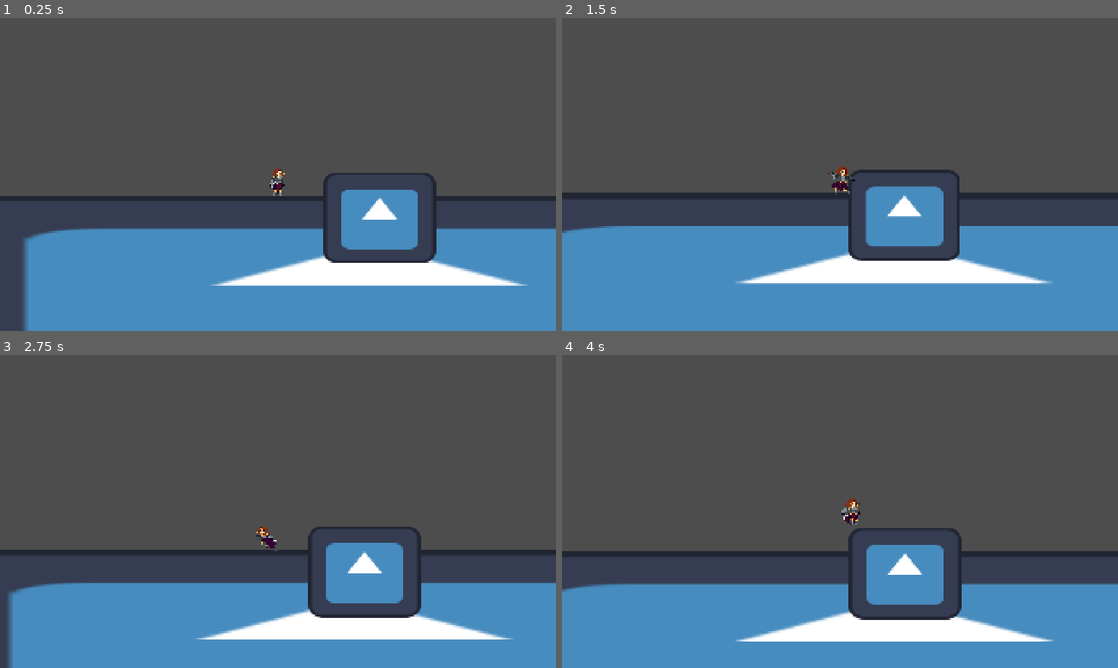
Above: before the commit, frames 1-4 (two rows, left to right).
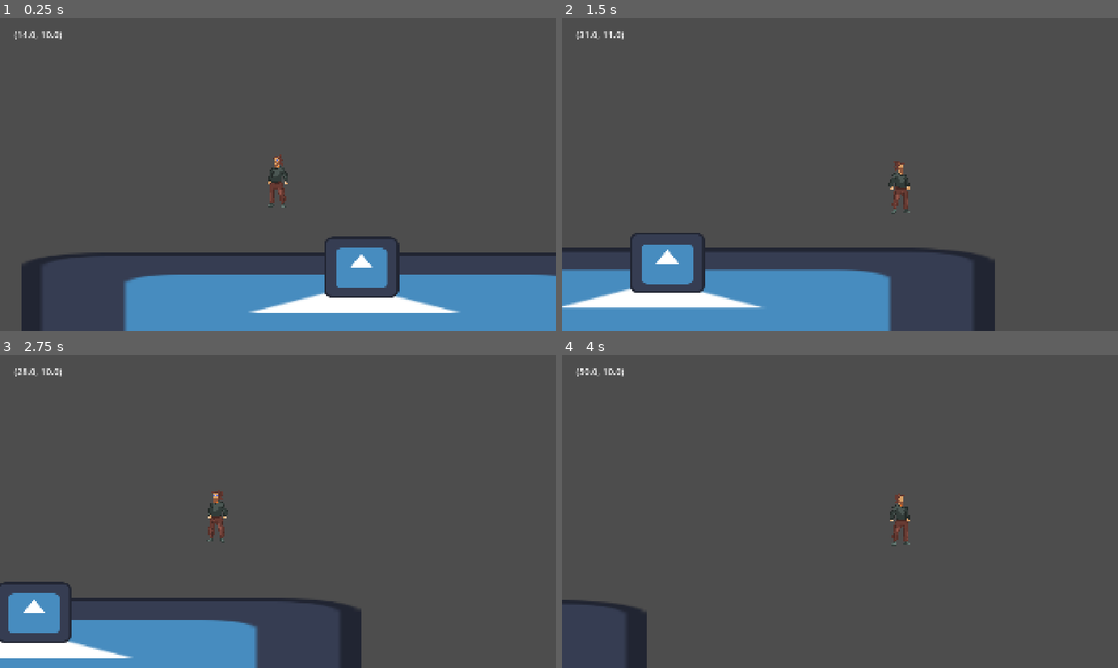
Above: after the commit, the same moments.

Repository: Spino77/godot-DAM
Game: Godot game, scene res://escenas/main.tscn
Same seed, same stepped clock (60 frames per second), same inputs: the game is played once before the commit and once after it. The engine's default icon, where the game draws it, is replaced by a stand-in: a white triangle on a blue panel in a dark square.
Inputs (mouse positions are in pixels of both pictures, inside the frame that each line leads up to):
- Up to frame 1 (0.25 s): no input
- Up to frame 2 (1.5 s): move the mouse to (962, 158) at 0.52 s; hold D (mov_derecha) from 0.53 s (still down); tap Space (saltar) at 0.6, 0.77, 1.07 s; move the mouse to (728, 190) at 1.27 s; click (728, 190) at 1.35 s
- Up to frame 3 (2.75 s): tap Space (saltar) at 1.52, 1.55, 1.82, 2.1 s; move the mouse to (333, 442) at 2.02 s; release D (mov_derecha) at 2.03 s; hold A (mov_izquierda) from 2.03 s (still down)
- Up to frame 4 (4 s): move the mouse to (812, 574) at 2.77 s; release A (mov_izquierda) at 2.78 s; hold D (mov_derecha) from 2.78 s (still down); click (812, 574) at 2.85 s; tap Space (saltar) at 3.02, 3.05, 3.32, 3.6, 3.77 s; move the mouse to (1006, 558) at 3.52 s

The runs differ from the first frame. In frame 1, 25% of the frame differs, in the area x 0-100%, y 4-100%; in frame 2, 28%; in frame 3, 25%; in frame 4, 31%.

Commit message:
Organised so its easier to work on player

Diff:
--- a/escenas/jugador.tscn
+++ b/escenas/jugador.tscn
@@ -1,21 +1,44 @@
 [gd_scene format=3 uid="uid://dixmir83thhju"]
 
-[ext_resource type="Script" uid="uid://bjcoffuf0ckix" path="res://scripts/personaje.gd" id="1_jpodt"]
-[ext_resource type="Texture2D" uid="uid://dh0mjv14lg7dk" path="res://sprites/icon.svg" id="2_njcx7"]
+[ext_resource type="Script" uid="uid://dxsfa7acc32gn" path="res://scripts/personaje.gd" id="1_jpodt"]
+[ext_resource type="Texture2D" uid="uid://btp3olhhyq3ns" path="res://sprites/personajeBase.png" id="2_jpodt"]
 
-[node name="NodoPersonaje" type="Node2D" unique_id=1783876786]
+[sub_resource type="RectangleShape2D" id="RectangleShape2D_g4v7s"]
+size = Vector2(29.600004, 69.40001)
+
+[sub_resource type="LabelSettings" id="LabelSettings_jpodt"]
+font_size = 32
+
+[node name="Personaje" type="Node2D" unique_id=1783876786]
+scale = Vector2(1.25, 1.25)
 
 [node name="Personaje" type="CharacterBody2D" parent="." unique_id=1594212248]
 script = ExtResource("1_jpodt")
 
 [node name="SpritePersonaje" type="Sprite2D" parent="Personaje" unique_id=35787280]
-scale = Vector2(0.5234375, 0.5234375)
-texture = ExtResource("2_njcx7")
-
-[node name="CollisionPolygon2D" type="CollisionPolygon2D" parent="Personaje" unique_id=1504080814]
-visible = false
-scale = Vector2(0.5234375, 0.5234375)
-polygon = PackedVector2Array(59, -64, -58, -64, -63.8, -58, -64, 57.800003, -59, 62.800003, -59, 64, 57.6, 64, 63.9, 57, 64, -57.8, 59, -62.8)
+texture_filter = 1
+position = Vector2(-2.3999999, 11.2)
+scale = Vector2(1.009375, 0.9538592)
+texture = ExtResource("2_jpodt")
+flip_h = true
 
 [node name="Camera2D" type="Camera2D" parent="Personaje" unique_id=1766882797]
+zoom = Vector2(2, 2)
 position_smoothing_enabled = true
+
+[node name="CollisionShape2D" type="CollisionShape2D" parent="Personaje" unique_id=1945555717]
+position = Vector2(0.40000004, -3.700003)
+scale = Vector2(0.99999976, 0.99999976)
+shape = SubResource("RectangleShape2D_g4v7s")
+
+[node name="PlayerInterface" type="CanvasLayer" parent="Personaje" unique_id=1872779372]
+
+[node name="Label" type="Label" parent="Personaje/PlayerInterface" unique_id=1983398098]
+anchors_preset = -1
+anchor_right = 0.25
+anchor_bottom = 0.25
+offset_left = 49.0
+offset_top = 34.0
+offset_right = -391.0
+offset_bottom = -213.0
+label_settings = SubResource("LabelSettings_jpodt")
--- a/escenas/main.tscn
+++ b/escenas/main.tscn
@@ -1,12 +1,11 @@
 [gd_scene format=3 uid="uid://bprp11e82vjyn"]
 
 [ext_resource type="Texture2D" uid="uid://dh0mjv14lg7dk" path="res://sprites/icon.svg" id="1_ig7tw"]
-[ext_resource type="PackedScene" uid="uid://dhybtv4i0u0i7" path="res://warrior.tscn" id="2_0kxa1"]
+[ext_resource type="PackedScene" uid="uid://dixmir83thhju" path="res://escenas/jugador.tscn" id="2_0kxa1"]
 
 [node name="Node2D" type="Node2D" unique_id=568024470]
 
 [node name="StaticBody2D" type="StaticBody2D" parent="." unique_id=1467578348]
-collision_layer = 2
 
 [node name="Sprite2D" type="Sprite2D" parent="StaticBody2D" unique_id=2043045439]
 position = Vector2(576, 548)
@@ -19,7 +18,6 @@
 polygon = PackedVector2Array(59.1, -64, -59, -64, -63.8, -59, -64, 61, -60.3, 64, 59.6, 64, 63.9, 59, 64, -61.1)
 
 [node name="StaticBody2D2" type="StaticBody2D" parent="." unique_id=1225056549]
-collision_layer = 2
 
 [node name="Sprite2D" type="Sprite2D" parent="StaticBody2D2" unique_id=1786113593]
 position = Vector2(588, 473.00003)
@@ -31,6 +29,5 @@
 scale = Vector2(9, 1.5625)
 polygon = PackedVector2Array(8.444443, -76.16, 7.333336, -81.28, -4.666668, -81.28, -5.333332, -79.360016, -5.7777786, -75.52002, -5.7777786, -19.839996, -4.666668, -14.720001, 7.4444427, -14.720001, 8.555557, -20.480011)
 
-[node name="warrior" parent="." unique_id=848239340 instance=ExtResource("2_0kxa1")]
-position = Vector2(471, 417)
-collision_mask = 2
+[node name="Personaje" parent="." unique_id=1783876786 instance=ExtResource("2_0kxa1")]
+position = Vector2(444, 303)
--- a/warrior.tscn
+++ b/escenas/warrior.tscn
@@ -1,7 +1,7 @@
 [gd_scene format=3 uid="uid://dhybtv4i0u0i7"]
 
-[ext_resource type="Script" uid="uid://diggw5f6mxaqs" path="res://warrior.gd" id="1_pkbmn"]
-[ext_resource type="Texture2D" uid="uid://bx6ewkbnkw1rl" path="res://sprites/characters/warrior/Warrior_Sheet_recentered.png" id="2_pkbmn"]
+[ext_resource type="Script" uid="uid://diggw5f6mxaqs" path="res://scripts/warrior.gd" id="1_pkbmn"]
+[ext_resource type="Texture2D" uid="uid://bx6ewkbnkw1rl" path="res://sprites/warrior_sheet/warrior/Warrior_Sheet_recentered.png" id="2_pkbmn"]
 
 [sub_resource type="CapsuleShape2D" id="CapsuleShape2D_pkbmn"]
 radius = 8.0
@@ -449,6 +449,13 @@
 platform_floor_layers = 4294901761
 platform_wall_layers = 2
 script = ExtResource("1_pkbmn")
+max_health = null
+defense = null
+damage1 = null
+damage2 = null
+crit_chance = null
+crit_multiplier_min = null
+crit_multiplier_max = null
 
 [node name="Camera2D" type="Camera2D" parent="." unique_id=962387072]
 zoom = Vector2(3, 3)
--- a/scripts/personaje.gd
+++ b/scripts/personaje.gd
@@ -1,19 +1,44 @@
 extends CharacterBody2D
 
-var velocidad = 200.0
-var velocidad_salto = -350.0
+#refer to other nodes
+@onready var lbl_coords = $PlayerInterface/Label
+
+#velocidad testing
+var velocidad = 600.0
+#velocidad normal
+#var velocidad = 300.0
+
+var velocidad_salto = -360.0
+var max_saltos = 2
+var saltos = 0
+var debug_toggle = true
 
 func _physics_process(delta: float) -> void:
+	#checks if its on floor to reset the max jumps amount
 	if not is_on_floor():
 		velocity += get_gravity() * delta
-
-	if Input.is_action_just_pressed("saltar") and is_on_floor():
-		velocity.y = velocidad_salto
-
+	if is_on_floor():
+		saltos = max_saltos
+	#jumping code
+	if Input.is_action_just_pressed("saltar"):
+		if is_on_floor() or is_on_wall():
+			velocity.y = velocidad_salto
+			saltos -= 1
+		elif saltos > 0:
+			velocity.y = velocidad_salto
+			saltos -= 1
+	#Changes character direction depending on movement
+	if Input.is_action_just_pressed("mov_derecha"):
+		$SpritePersonaje.flip_h = 0
+	if Input.is_action_just_pressed("mov_izquierda"):
+		$SpritePersonaje.flip_h = 1
+	#Movement
 	var direction := Input.get_axis("mov_izquierda", "mov_derecha")
 	if direction:
 		velocity.x = direction * velocidad
 	else:
 		velocity.x = move_toward(velocity.x, 0, velocidad)
+	move_and_slide()
 
-	move_and_slide()
+	if debug_toggle == true:
+		lbl_coords.text = str((global_position / 32).round())
Not shown, changed: scripts/personaje.gd.uid
Renamed: warrior.gd -> scripts/warrior.gd
Renamed: warrior.gd.uid -> scripts/warrior.gd.uid
Binary file added: sprites/personajeBase.png
Not shown, changed: sprites/personajeBase.png.import
Renamed: sprites/characters/warrior/Warrior_Sheet-Effect.png -> sprites/warrior_sheet/warrior/Warrior_Sheet-Effect.png
Not shown, changed: sprites/warrior_sheet/warrior/Warrior_Sheet-Effect.png.import
Renamed: sprites/characters/warrior/Warrior_Sheet_recentered.png -> sprites/warrior_sheet/warrior/Warrior_Sheet_recentered.png
Not shown, changed: sprites/warrior_sheet/warrior/Warrior_Sheet_recentered.png.import
Renamed: sprites/characters/warrior/Warrior_SheetnoEffect.png -> sprites/warrior_sheet/warrior/Warrior_SheetnoEffect.png
Not shown, changed: sprites/warrior_sheet/warrior/Warrior_SheetnoEffect.png.import
Renamed: sprites/characters/warrior/WomanWarriorDemo-Sheet.png -> sprites/warrior_sheet/warrior/WomanWarriorDemo-Sheet.png
(and 1 more such lines)
